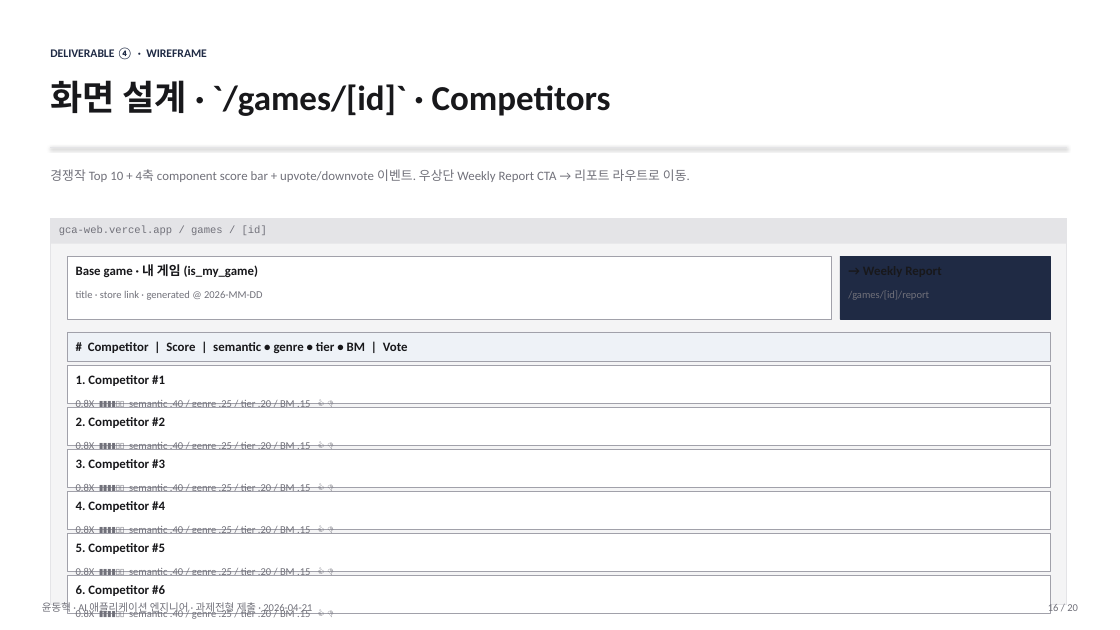
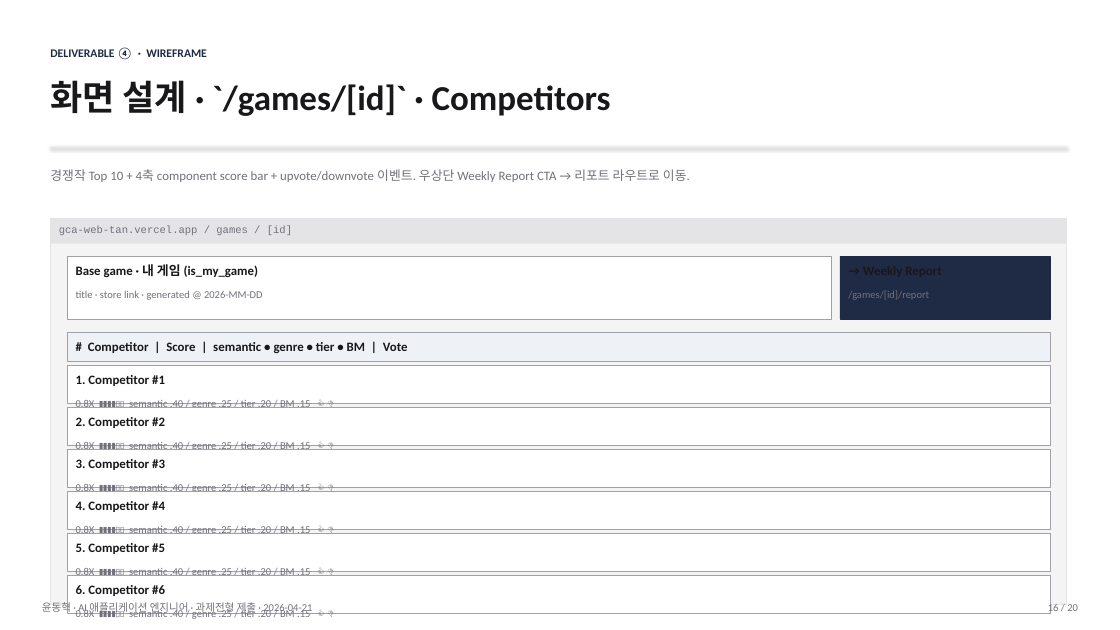
Before and after one commit to hyukyyy/game-competitor-analysis-poc, a slide deck: slide 16 of docs/submission/submission.pptx. Drawn at 1120x630 pixels with LibreOffice and Linux fonts; fonts in the diff are those of the drawing. Boxes give left, top, right and bottom in pixels: in the first picture for what was removed or moved away, otherwise in the second. Text is boxed around its words. In the diff, an @@ line names an element or a change of style, - is before the commit and + after.

```diff
--- a/docs/submission/submission.pptx
+++ b/docs/submission/submission.pptx
@@ text at <box>59,226,292,235</box>: text changed @@
-gca-web.vercel.app / games / [id]
+gca-web-tan.vercel.app / games / [id]
```
Also in this commit, not shown: 4 other slides changed, 11 other files.
